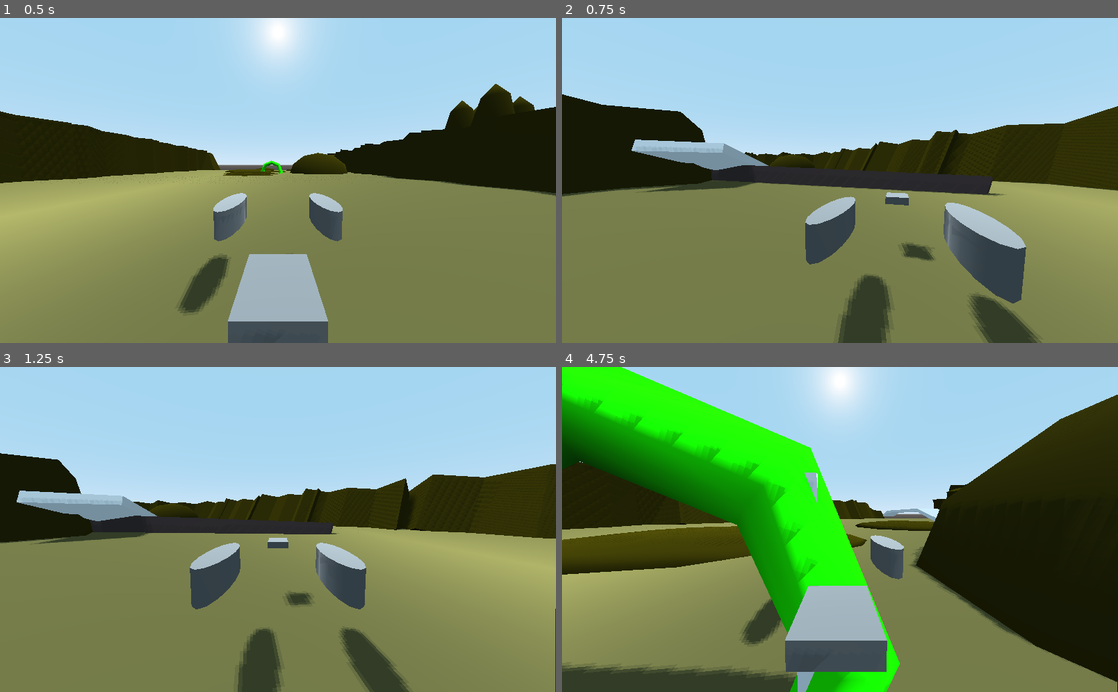
Above: before the commit, frames 1-4 (two rows, left to right).
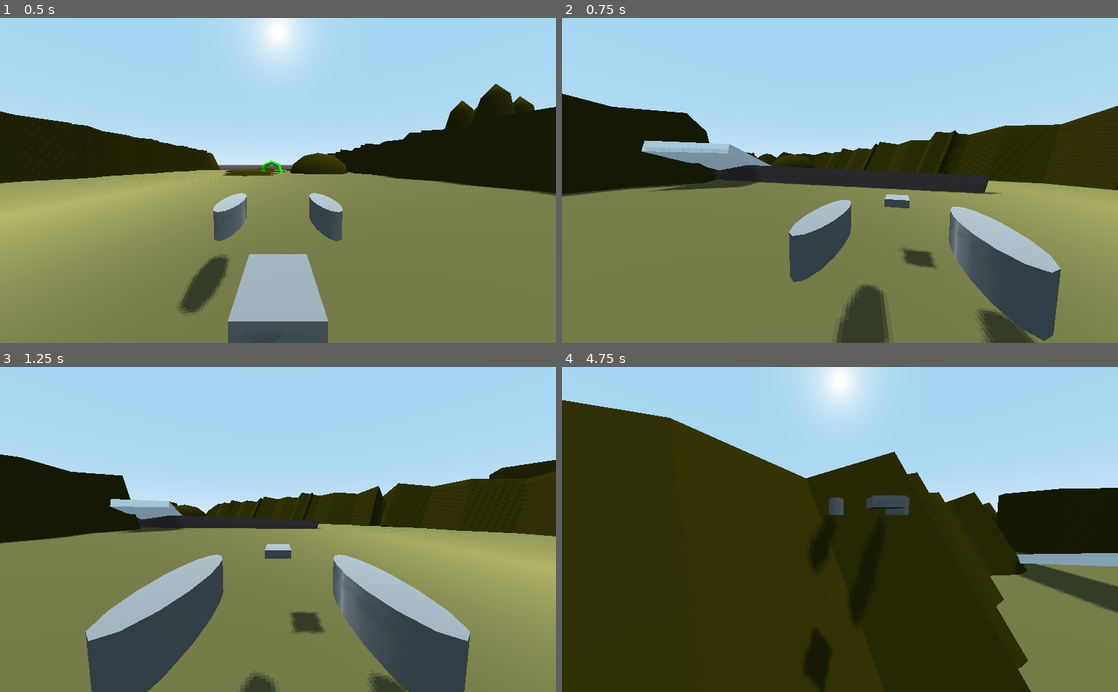
Above: after the commit, the same moments.

Repository: gamkedo-la/aero-junkers
Game: Godot game, scene res://Scenes/Main.tscn
Same seed, same stepped clock (60 frames per second), same inputs: the game is played once before the commit and once after it.
Inputs (mouse positions are in pixels of both pictures, inside the frame that each line leads up to):
- Up to frame 1 (0.5 s): no input
- Up to frame 2 (0.75 s): move the mouse to (867, 180) at 0.52 s; hold W (accelerate) from 0.53 s (still down); tap V (cam_toggle) at 0.6 s
- Up to frame 3 (1.25 s): keep holding W (accelerate)
- Up to frame 4 (4.75 s): keep holding W (accelerate); move the mouse to (812, 529) at 1.27 s; tap C (chase_cam) at 1.35, 3.6 s; move the mouse to (851, 523) at 2.02 s; press the mouse at (851, 523) at 2.03 s; move the mouse to (834, 536) at 2.77 s; release the mouse at (834, 536) at 2.78 s; tap V (cam_toggle) at 2.85 s; move the mouse to (878, 532) at 3.52 s; move the mouse to (795, 526) at 4.27 s; click (795, 526) at 4.35 s

Frame 1 is identical in both runs. In frame 2, 5.3% of the frame differs, in the area x 0-100%, y 23-100%; in frame 3, 20%; in frame 4, 65%, in the area x 0-100%, y 0-100%.
Error before the commit: Invalid set index 'unit_db' (on base: 'null instance') with value of type 'float'. (res://Scripts/aerojunker.gd:52)

Commit message:
Increased max speed and fixed audio bug after node name change

Diff:
--- a/Scripts/aerojunker.gd
+++ b/Scripts/aerojunker.gd
@@ -5,7 +5,7 @@
 
 var gravity: Vector3 = ProjectSettings.get_setting("physics/3d/default_gravity_vector") * ProjectSettings.get_setting("physics/3d/default_gravity")
 
-var max_speed: float = 4000.0 #units/second
+var max_speed: float = 10000.0 #units/second
 var acceleration: Vector3 = Vector3.ZERO
 var acceleration_direction: int = 0
 var velocity: Vector3 = Vector3.ZERO
@@ -49,7 +49,7 @@
 
 
 func _process(delta):
-	$AudioStreamPlayer3D.unit_db = min((velocity.length() * 0.5), 15)
+	$EngineRunningSFX.unit_db = min((velocity.length() * 0.5), 15)
 
 func get_input(_delta):
 	#Button Pressed
